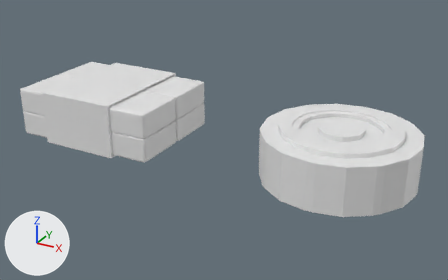
The Blender file New game/Tools/C4.blend, before and after one commit.
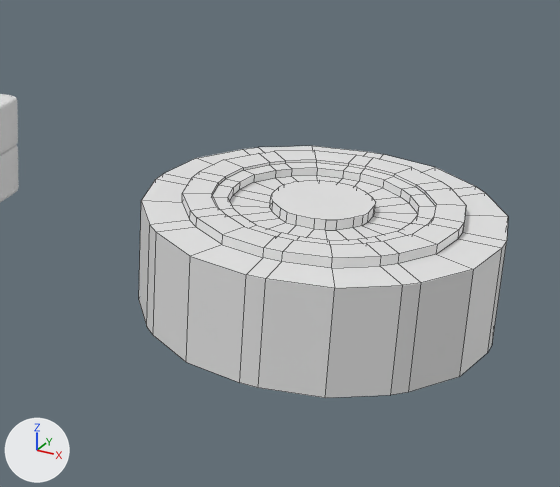
Old and new are each drawn whole from a camera (50 mm lens) standing at (0.446, -0.544, 0.26) and looking at (0.147, -0.001, -0.011) and again close up on the part from 44% to 100% of the width and 14% to 92% of the height. The axes (+X, +Y, +Z) are drawn at lower left. The lights are the same throughout. The close-ups show mesh edges as thin lines.

Objects in the first close-up: 'Cylinder', 'Explosive'.
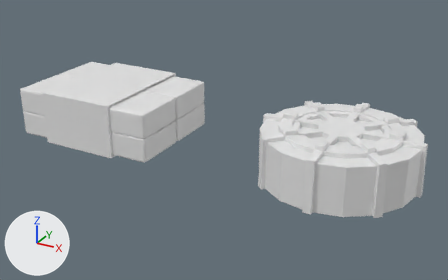
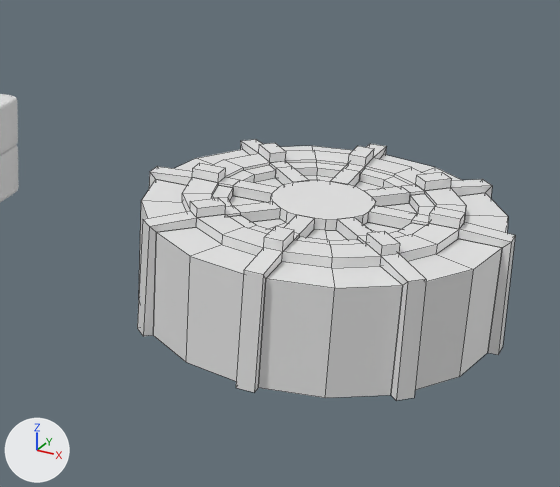
Location of each change, (x1, y1, x2, y2) in pixels of the close-ups (560 x 487 px):
'Cylinder', reshaped: before (139, 146, 508, 398); after (137, 139, 515, 400)
part 1 of me_cylinder_005, added: after (137, 139, 515, 400)

The change in detail:
me_cylinder_005 is used by ob_cylinder; location (0.2772, 0.0, 0.0).
me_cylinder_005 had 240 vertices, 218 faces and spanned x -0.078..0.078, y -0.078..0.078, z -0.024..0.029.
me_cylinder_005 now has 544 vertices, 522 faces and spans x -0.083..0.083, y -0.083..0.083, z -0.024..0.033.
me_cylinder_005 part 1: 304 vertices added at x -0.083..0.083, y -0.083..0.083, z -0.024..0.033.
